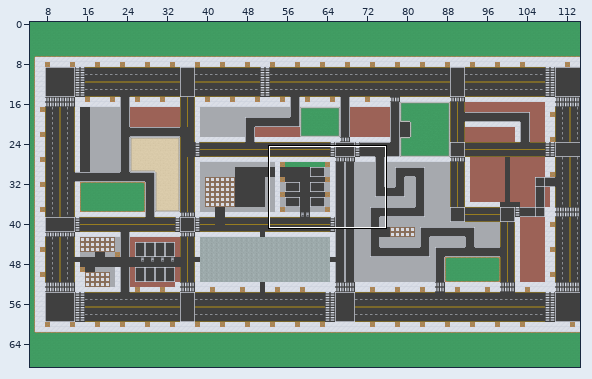
One commit to this LDtk project: Assets/Map/Map/Team-Project-Map.ldtk. Above, an overview of the earlier version with the close-up marked.
Close-up. As it was:
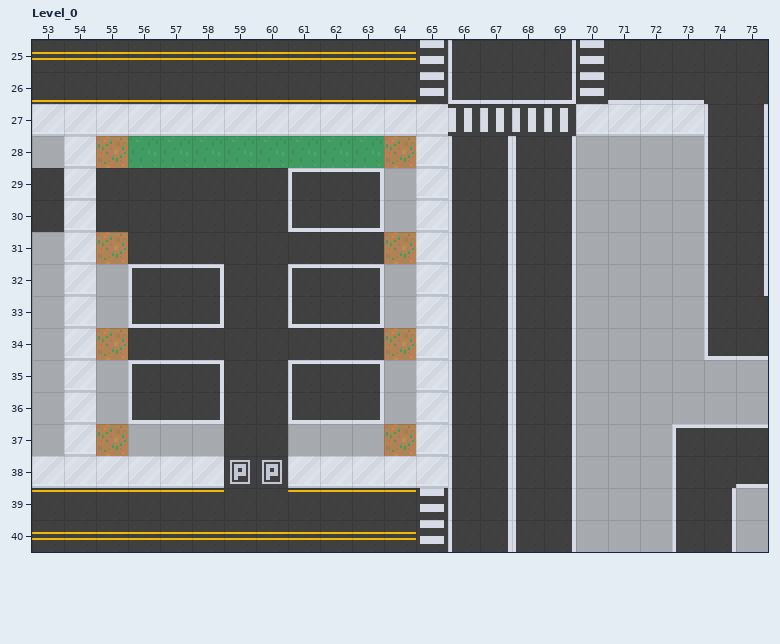
Cells are 16x16 px. Shown: Level_0 x 53..75, y 25..40. The commit also changed other parts of the map, which this record leaves out.
The result:
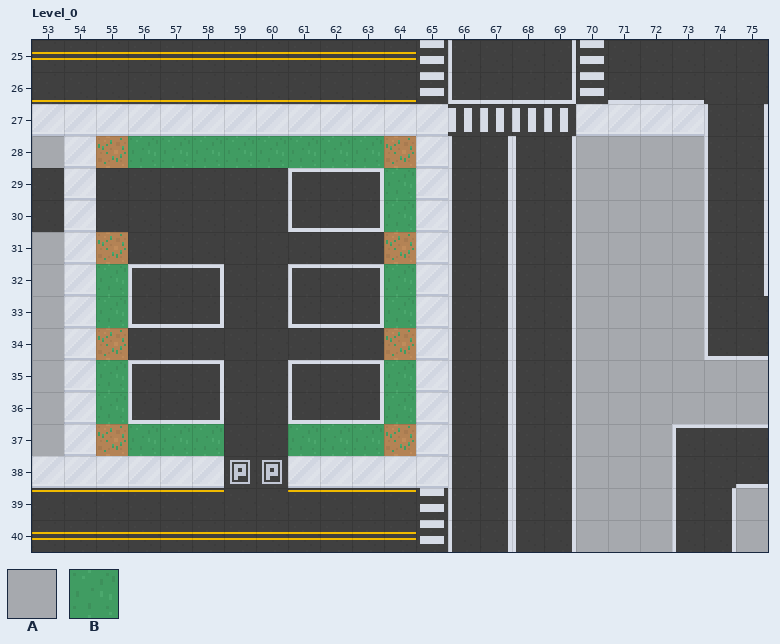
Key: from "Cement": A 1 "Cement"; from "Full_Grass": B 1 "Full_Grass".
_ is an empty cell, . an unchanged one.
The edit:
--- layer "Cement"
@@ x 64..64 @@
-29 A
-30 A
+29 _
+30 _
@@ x 55..64 @@
-32 A........A
-33 A........A
+32 _........_
+33 _........_
@@ x 55..64 @@
-35 A........A
-36 A........A
-37 .AAA..AAA.
+35 _........_
+36 _........_
+37 .___..___.
--- layer "Full_Grass"
@@ x 64..64 @@
-29 _
-30 _
+29 B
+30 B
@@ x 55..64 @@
-32 _........_
-33 _........_
+32 B........B
+33 B........B
@@ x 55..64 @@
-35 _........_
-36 _........_
-37 .___..___.
+35 B........B
+36 B........B
+37 .BBB..BBB.
